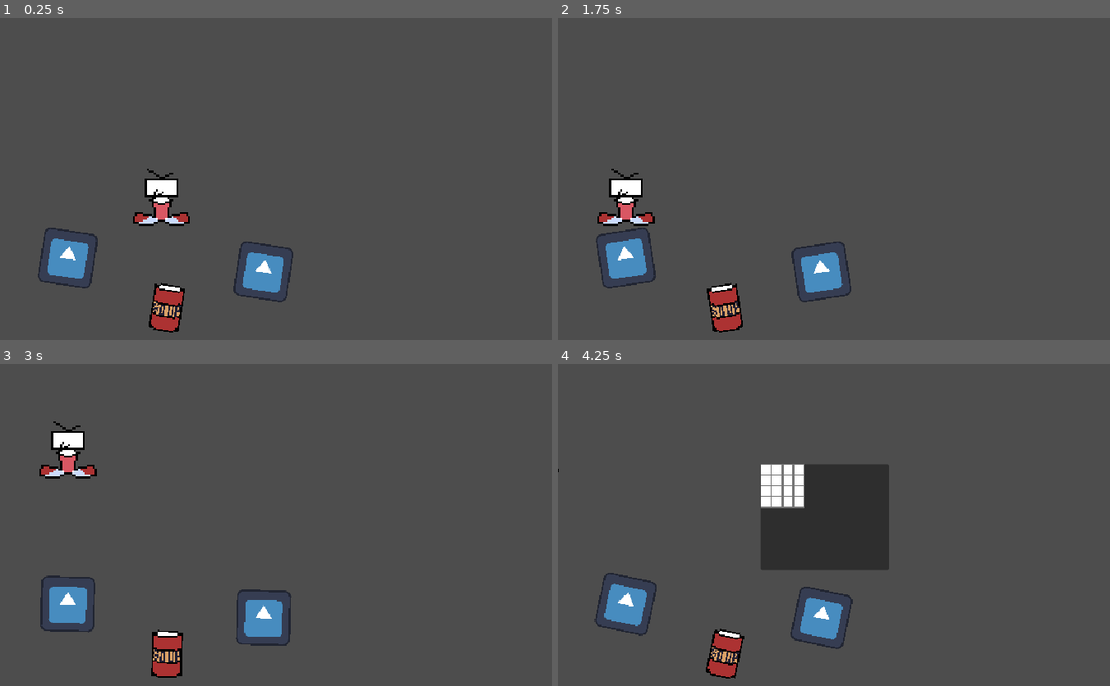
Above: before the commit, frames 1-4 (two rows, left to right).
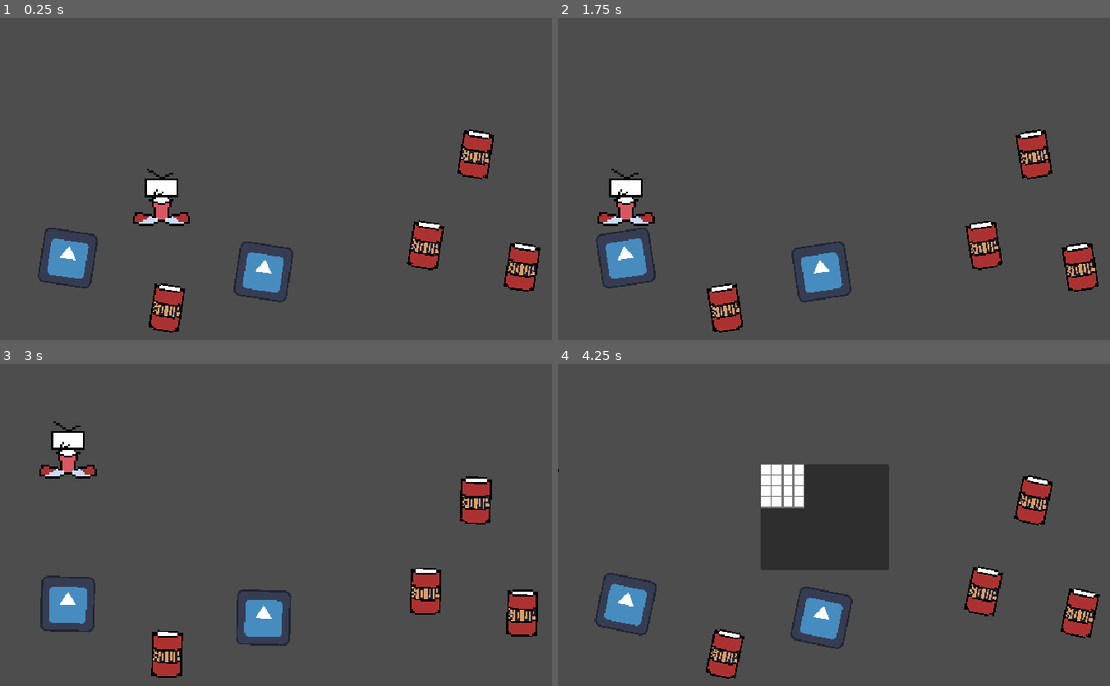
Above: after the commit, the same moments.

Repository: loco-choco/quantux-ui-experiment
Game: Godot game, scene res://main.tscn
Two runs of this game, one before a commit and one after it. Both use one fixed random seed, a clock stepped at 60 frames per second and the inputs below. The engine's default icon, where the game draws it, is replaced by a stand-in: a white triangle on a blue panel in a dark square.
Inputs (mouse positions are in pixels of both pictures, inside the frame that each line leads up to):
- Up to frame 1 (0.25 s): no input
- Up to frame 2 (1.75 s): move the mouse to (1032, 182) at 0.52 s; hold Left (player_move_x_neg) 0.53-1.28 s; click (1032, 182) at 0.67 s; move the mouse to (756, 217) at 1.27 s; tap Right (player_move_x_pos) at 1.35 s; click (756, 217) at 1.42 s
- Up to frame 3 (3 s): move the mouse to (391, 467) at 2.02 s; hold Up (player_move_y_neg) 2.03-2.78 s; click (391, 467) at 2.17 s; move the mouse to (298, 621) at 2.77 s; tap Down (player_move_y_pos) at 2.85 s; click (298, 621) at 2.92 s
- Up to frame 4 (4.25 s): move the mouse to (1082, 602) at 3.52 s; hold Left (player_move_x_neg) from 3.53 s (still down); click (1082, 602) at 3.67 s; tap Space (hud_toggle_inventory) at 4.15 s

The runs differ from the first frame. In frame 1, 2.4% of the frame differs, in the area x 73-98%, y 34-85%; in frame 2, 2.4%; in frame 3, 2.4%, in the area x 74-98%, y 34-85%; in frame 4, 2.4%.

Commit message:
made the player not collect the item if there is no space in the bag

Diff:
--- a/hud.gd
+++ b/hud.gd
@@ -10,5 +10,6 @@
 		else:
 			$Inventory.hide()
 
-func _on_player_item_collected(item: ItemData) -> void:
-	$Inventory.add_item(item)
+func _on_player_item_collected(item: Item) -> void:
+	if $Inventory.add_item(item.item_data):
+		item.hide_in_game()
--- a/inventories/grid/inventory.gd
+++ b/inventories/grid/inventory.gd
@@ -3,10 +3,12 @@
 @export var inventory_item_scene: PackedScene
 @onready var item_grid: GridContainer = $Bag
 
-func add_item(item_data: ItemData) -> void:
+func add_item(item_data: ItemData) -> bool:
 	var inventory_item = inventory_item_scene.instantiate()
 	inventory_item.data = item_data
 	add_child(inventory_item)
 	var success = item_grid.attempt_to_add_item_data(inventory_item)
 	if !success:
-		print("Item doens't fit!")
+		print("Item doesn't fit!")
+		inventory_item.queue_free()
+	return success
--- a/main.tscn
+++ b/main.tscn
@@ -27,4 +27,13 @@
 [node name="Soup" parent="." instance=ExtResource("5_lquwl")]
 position = Vector2(244, 426)
 
+[node name="Soup2" parent="." instance=ExtResource("5_lquwl")]
+position = Vector2(763, 366)
+
+[node name="Soup3" parent="." instance=ExtResource("5_lquwl")]
+position = Vector2(622, 334)
+
+[node name="Soup4" parent="." instance=ExtResource("5_lquwl")]
+position = Vector2(695, 201)
+
 [connection signal="item_collected" from="Player" to="HUD" method="_on_player_item_collected"]
--- a/player.gd
+++ b/player.gd
@@ -1,6 +1,6 @@
 extends Area2D
 
-signal item_collected(item_data: ItemData)
+signal item_collected(item_data: Item)
 
 @export var speed = 200
 var screen_size
@@ -29,7 +29,4 @@
 
 func _on_area_entered(area: Area2D) -> void:
 	if area is Item:
-		print("Item!")
-		var item: Item = area as Item
-		item.hide_in_game()
-		item_collected.emit(item.item_data)
+		item_collected.emit(area as Item)
